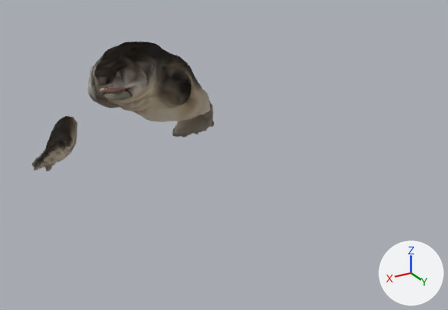
The glTF model public/assets/triassic/creatures/placodus.lod1.glb: old version first, new version second.
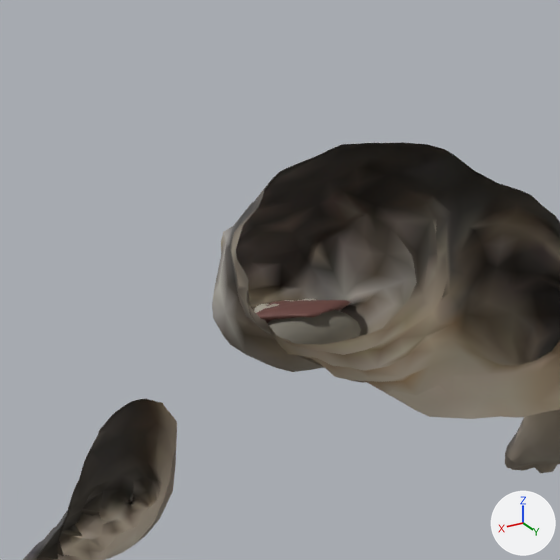
There are two pictures of each version: one whole from a 50 mm lens placed at (2.72, 5.17, 2.18), pointed at (-0.11, 0.45, -0.18), one close up on the part from 6% to 42% of the width and 0% to 53% of the height. Arrows for +X, +Y and +Z are at lower right; the lights stay in place. The last two pictures show the newer version. Everything nearer to the camera than a plane just in front of the edit is cut away. Vertices at exactly the same position are counted once.

Objects in the first close-up: 'Oral cavity lining', 'Placodus procedural volume puppet', 'Placodus procedural volume puppet ventral gastral armour', 'Seated jaw hinge tissue' and 2 more.
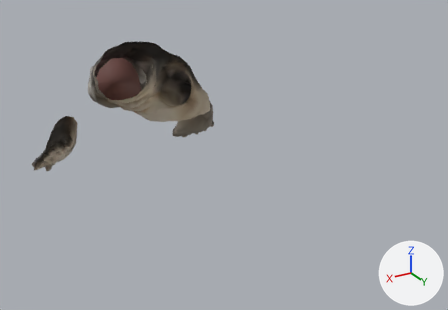
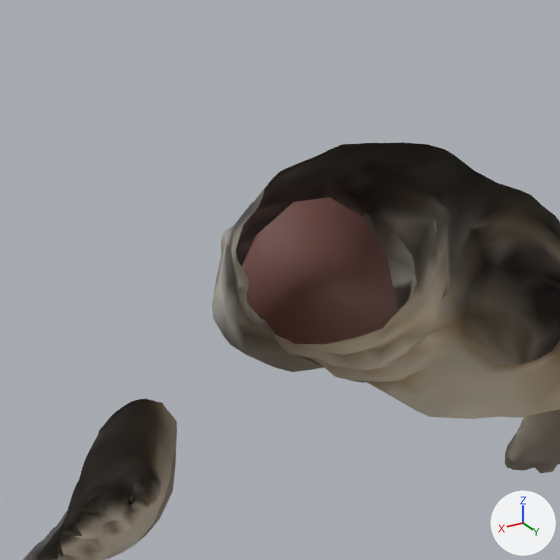
What the commit changed:
me_oral_cavity_lining is used by ob_oral_cavity_lining; location (0.0, 0.0, 0.0).
me_oral_cavity_lining had 308 vertices, 612 faces and spanned x -0.201..0.201, y -2.385..-1.99, z -0.336..-0.167.
me_oral_cavity_lining now has 308 vertices, 608 faces and spans x -0.312..0.312, y -2.385..-1.927, z -0.379..0.26.
me_oral_cavity_lining part 1: 308 of 308 vertices moved; they spanned x -0.201..0.201, y -2.385..-1.99, z -0.336..-0.167 and now span x -0.312..0.312, y -2.385..-1.927, z -0.379..0.26; mean shift (0.0, 0.016, 0.03).

Changed parts and their boxes (x1, y1, x2, y2) in the close-ups (560 x 560 px):
'Oral cavity lining', reshaped (62% wider, 517% taller): before (256, 300, 351, 323); after (242, 197, 397, 344)
'Seated jaw hinge tissue', unchanged, covered by the edit: before (267, 310, 361, 344)
